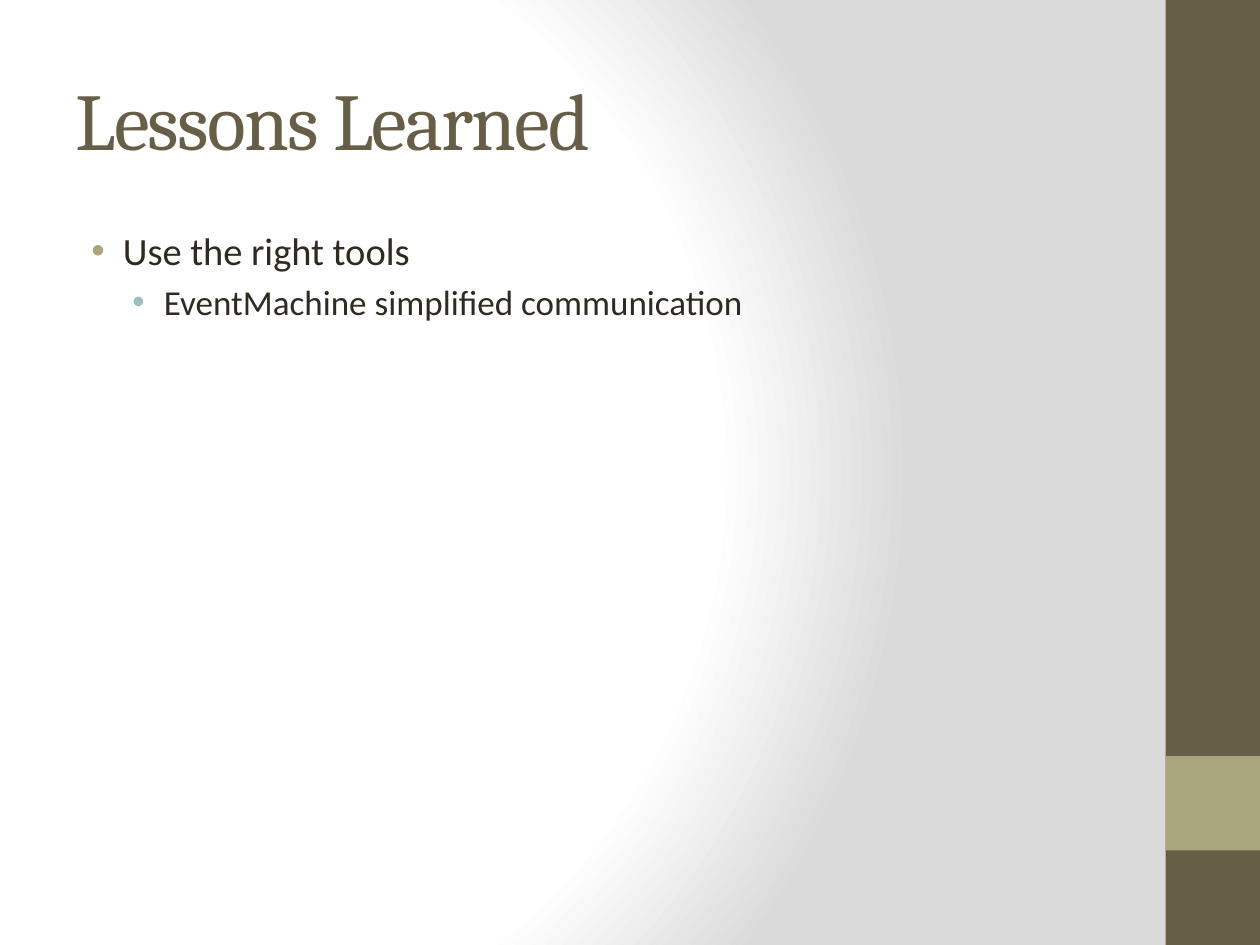
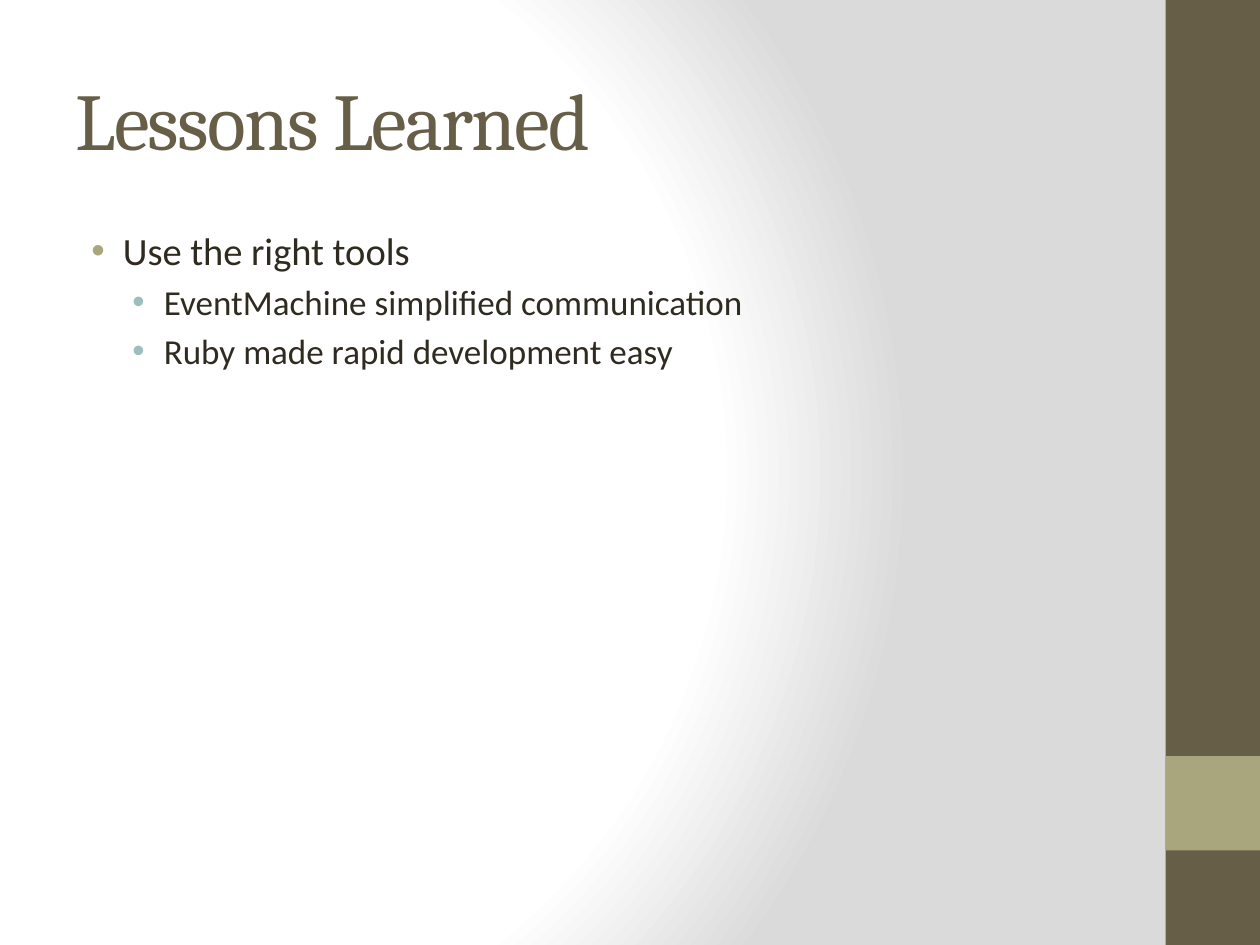
Before and after one commit to timothyekl/KennySync, a slide deck: slide 7 of FinalPresentation/FinalPresentation.pptx. Drawn at 1260x945 pixels with LibreOffice and Linux fonts; fonts in the diff are those of the drawing. Boxes give left, top, right and bottom in pixels: in the first picture for what was removed or moved away, otherwise in the second. Text is boxed around its words. In the diff, an @@ line names an element or a change of style, - is before the commit and + after.

Commit message:
Minor changes to final presentation
* Use checkmarks in goals slide (emphasizes progress)
* Add second lesson learned

```diff
--- a/FinalPresentation/FinalPresentation.pptx
+++ b/FinalPresentation/FinalPresentation.pptx
@@ text at bbox=[164, 339, 672, 370]: paragraph added @@
+  • Ruby made rapid development easy
```
Also in this commit, not shown: 1 other slide changed.
